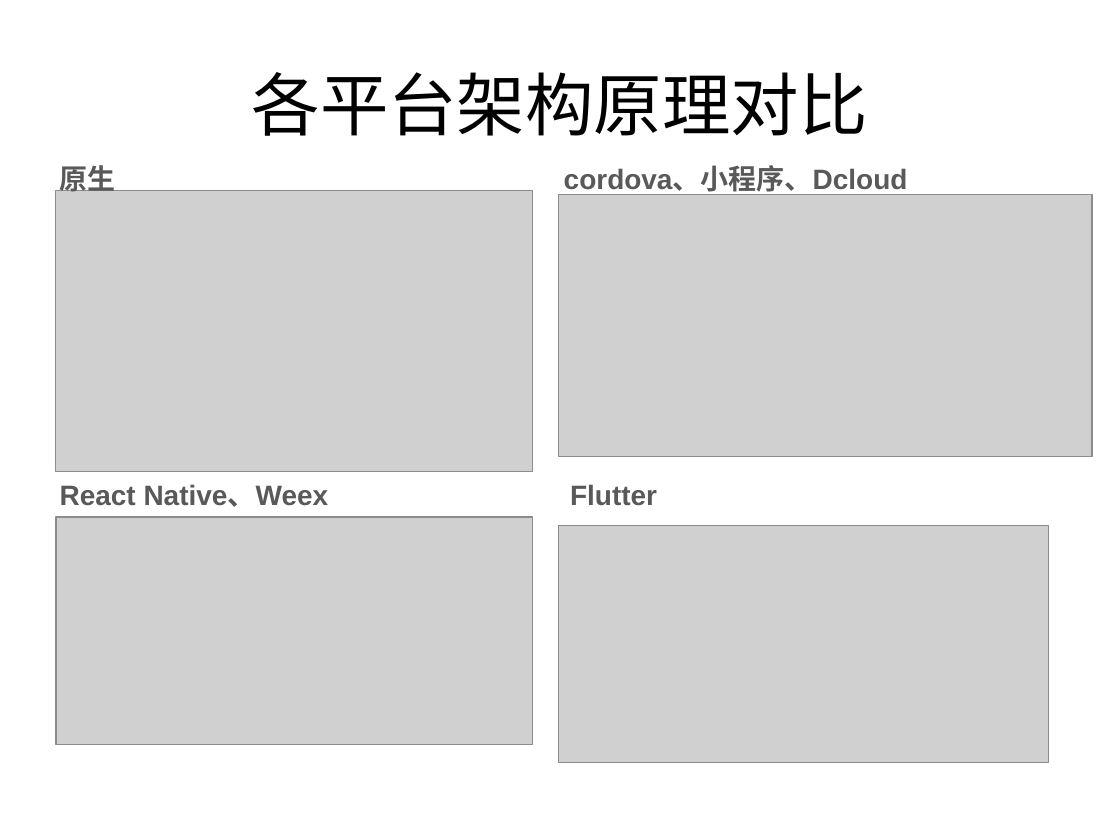
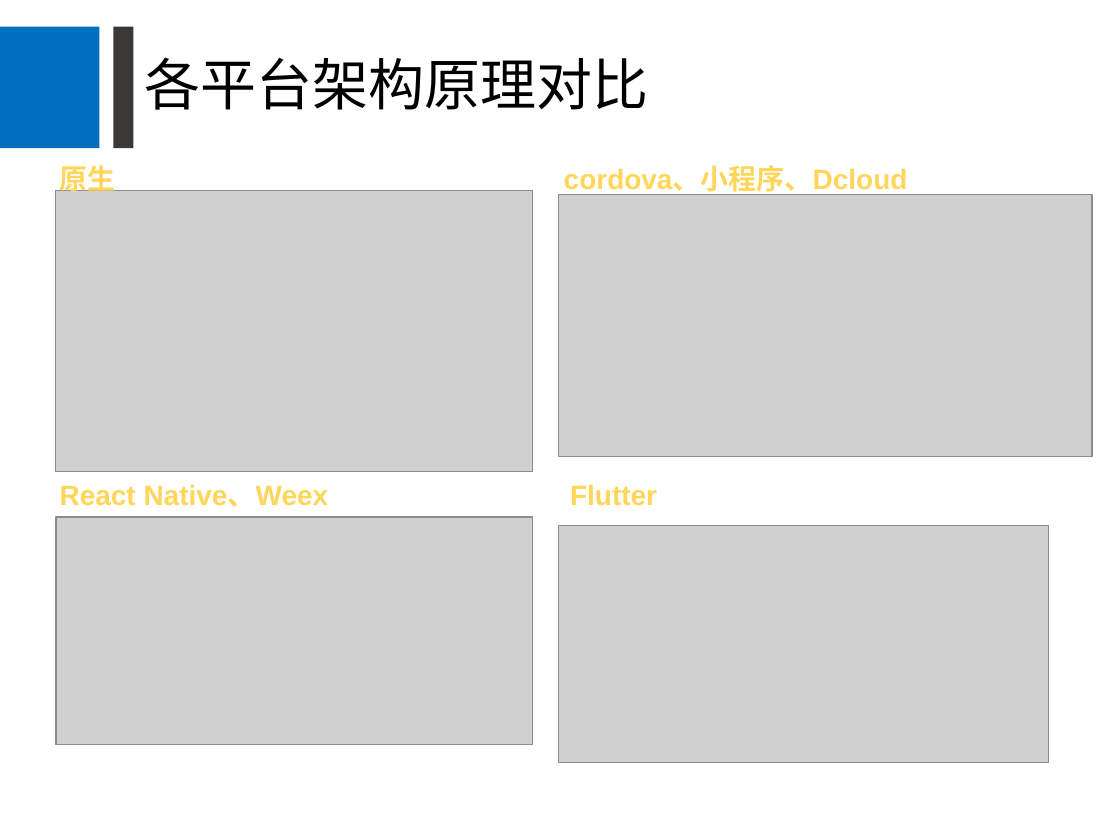
Before and after one commit to Newbit13/demo, a slide deck: slide 4 of flutter_demo/分享/跨端技术flutter分享.ppt (slide 3 before the commit). Drawn at 1120x840 pixels with LibreOffice and Linux fonts; fonts in the diff are those of the drawing; grey boxes stand for pictures. Boxes give left, top, right and bottom in pixels: in the first picture for what was removed or moved away, otherwise in the second. Text is boxed around its words. In the diff, an @@ line names an element or a change of style, - is before the commit and + after.

```diff
--- a/flutter_demo/分享/跨端技术flutter分享.ppt
+++ b/flutter_demo/分享/跨端技术flutter分享.ppt
@@ rectangle added at (0,27,100,149), fill #0070BE @@
@@ rectangle added at (113,27,133,149), fill #3B3838 @@
@@ title "各平台架构原理对比": place and size @@
-title "各平台架构原理对比" at (252,72,868,136)
+title "各平台架构原理对比" at (145,57,649,110)
@@ title "各平台架构原理对比" at (145,57,649,110): size 44 to 36 pt, font Arial to Noto Sans CJK SC; alignment centre to left; line spacing 1 to 0.9 @@
@@ text colour #595959 to #FFD659 in 4 elements at (60,161,116,197), (564,167,908,192), (60,484,329,507), (570,484,657,506) @@
```
Also in this commit, not shown: 13 other slides changed, 2 slides added.
